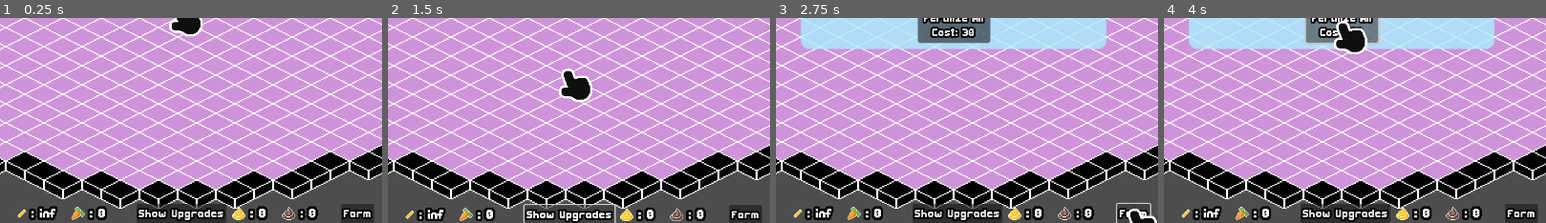
Above: before the commit, frames 1-4 (left to right).
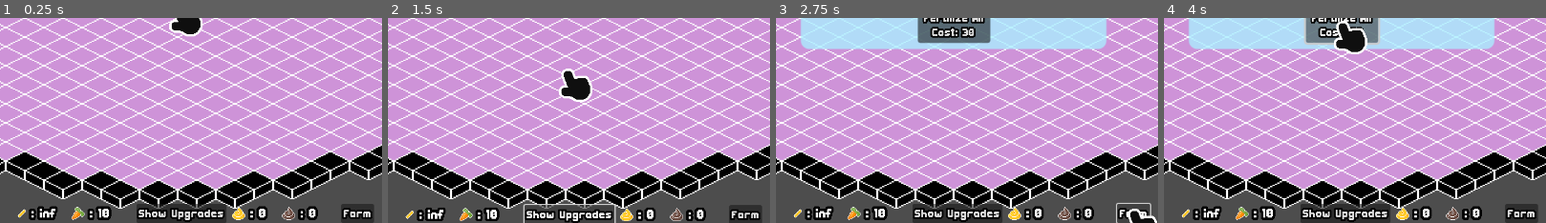
Above: after the commit, the same moments.

Repository: FennecKii/gdtv-jam-2025
Game: Godot game, scene res://main.tscn
Same seed, same stepped clock (60 frames per second), same inputs: the game is played once before the commit and once after it. The project has no main scene, so this scene is started directly.
Inputs:
- Up to frame 1 (0.25 s): no input
- Up to frame 2 (1.5 s): click "Show Upgrades" at 0.5 s; click "Hide Upgrades" at 1.25 s
- Up to frame 3 (2.75 s): click "Farm" at 2 s
- Up to frame 4 (4 s): click "Fertilize All Cost: 30" at 2.75 s; click "Fertilize All Cost: 30" at 3.5 s
The pictures show only the part of the screen within x 27-77%, y 50-100%; the shares and areas given below are measured in that part.

The runs differ from the first frame. In frame 1, 0.2% of the frame differs, in the area x 25-30%, y 91-99%; in frame 2, 0.2%; in frame 3, 0.2%; in frame 4, 0.2%.

Commit message:
carrot poop chance buffs and increases

Diff:
--- a/globals/Global.gd
+++ b/globals/Global.gd
@@ -22,10 +22,10 @@
 
 var common_poops_collected: int = 0
 var common_food_amount: float = INF
-var common_carrot_amount: int = 0
+var common_carrot_amount: int = 10
 
 var golden_poops_collected: int = 0
-var golden_poop_chance: float = 0.0001
+var golden_poop_chance: float = 1
 var golden_poop_group: Node2D
 const carrot_pool_max: int = 10
 
@@ -233,3 +233,9 @@
 	tween.tween_property(object, "scale", Vector2(0.8, 1.3), 0.15)
 	tween.tween_property(object, "scale", Vector2(1.1, 0.8), 0.1)
 	tween.tween_property(object, "scale", Vector2(1.0, 1.0), 0.2).set_trans(Tween.TRANS_BOUNCE)
+
+func play_3x_squash_stretch(object: Node):
+	var tween = create_tween()
+	tween.tween_property(object, "scale", Vector2(2.8, 3.3), 0.15)
+	tween.tween_property(object, "scale", Vector2(3.1, 2.8), 0.1)
+	tween.tween_property(object, "scale", Vector2(3.0, 3.0), 0.2).set_trans(Tween.TRANS_BOUNCE)
--- a/little guy/little_guy.gd
+++ b/little guy/little_guy.gd
@@ -11,7 +11,7 @@
 
 var direction: Vector2
 var next_food_position: Vector2
-var slip_factor: float = 20
+var slip_factor: float = 12
 var food_pool: int = 0
 var carrot_pool: int = 0
 var guaranteed_poops: int = 0
@@ -28,7 +28,7 @@
 var food_found: bool = false
 var guaranteed_poop: bool = false
 var is_golden_poop_chance: bool = false
-var poop_multiplier: float = 1
+var poop_multiplier: float = 1.0
 
 @onready var animated_sprite: AnimatedSprite2D = $AnimatedSprite2D
 @onready var state_label: Label = $Control/State
@@ -173,9 +173,9 @@
 			guaranteed_poop = false
 			guaranteed_poops = 0
 			food_pool = 0
-		if randf_range(0, 1) <= Global.poop_chance * poop_multiplier:
-			if Global.poop_chance >= 1:
-				for i in range(int(floori(Global.poop_chance))):
+		if randf_range(0, 1) <= Global.poop_chance * poop_multiplier + carrot_pool/2:
+			if Global.poop_chance * poop_multiplier + carrot_pool/2 >= 1:
+				for i in range(int(floori(Global.poop_chance * poop_multiplier + carrot_pool/3))):
 					_poop()
 			else:
 				_poop()
--- a/poop/golden_poop.gd
+++ b/poop/golden_poop.gd
@@ -12,7 +12,7 @@
 func _ready() -> void:
 	add_to_group("poop")
 	mouse_detection_area.add_to_group("poop")
-	Global.play_squash_stretch(self)
+	Global.play_3x_squash_stretch(self)
 
 
 func _process(_delta: float) -> void:
--- /dev/null
+++ b/ui/main_menu.tscn
@@ -0,0 +1,3 @@
+[gd_scene format=3 uid="uid://bqbnw855ngpps"]
+
+[node name="Main Menu" type="Node2D"]
